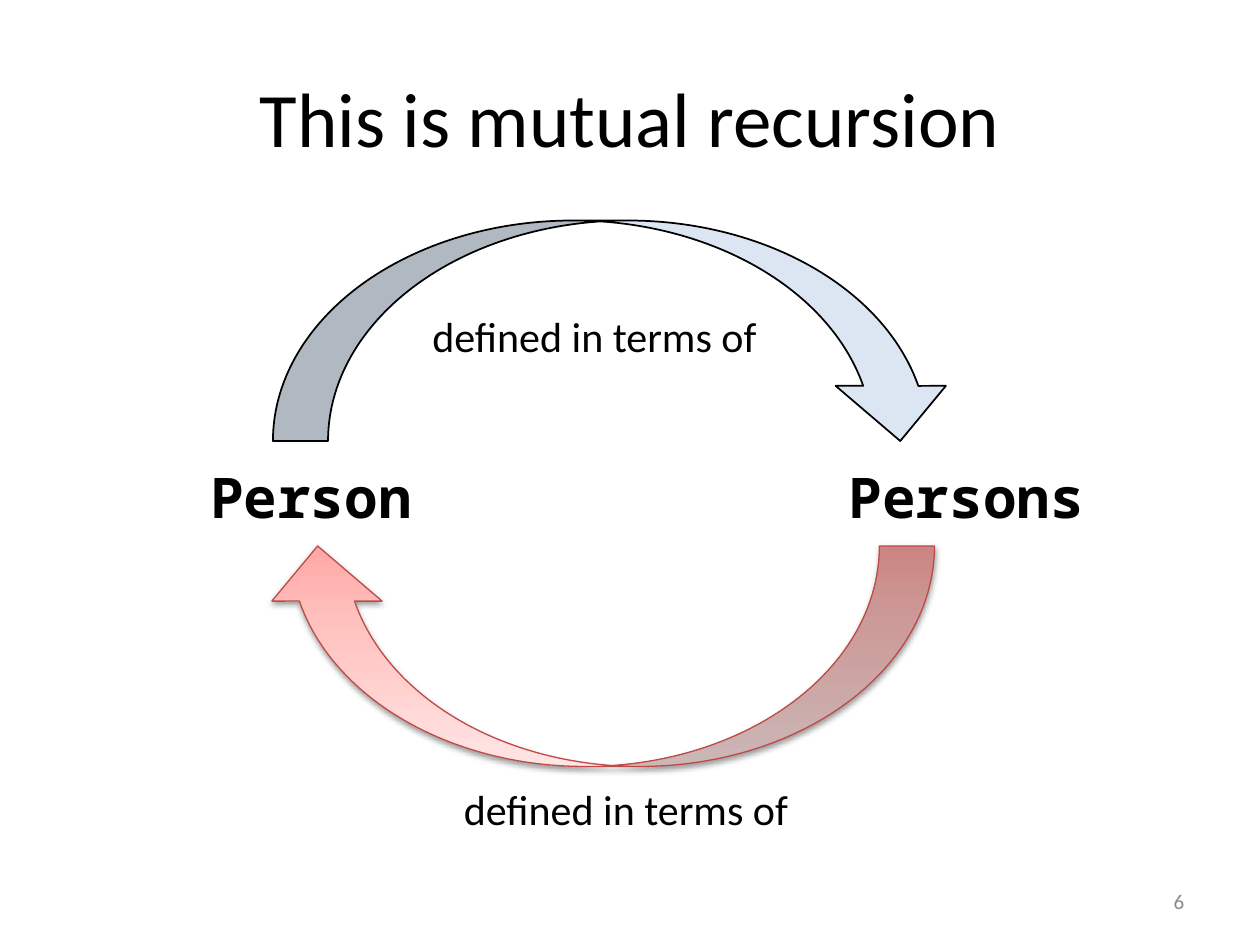
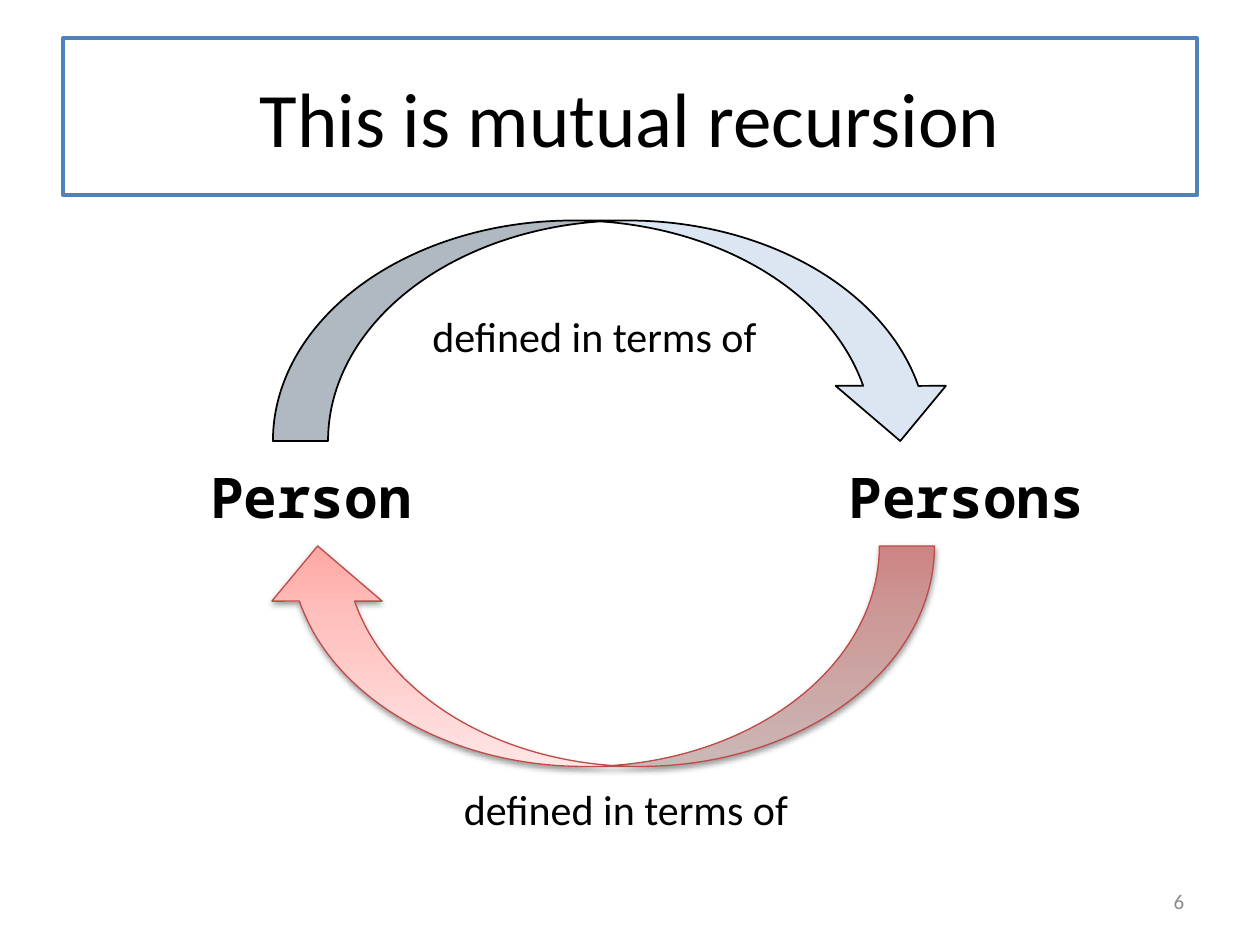
Before and after one commit to mwand/cs5010f16, a slide deck: slide 6 of Slides/Lesson 6.6 Multi-Way Trees.pptx. Drawn at 1260x945 pixels with LibreOffice and Linux fonts; fonts in the diff are those of the drawing. Boxes give left, top, right and bottom in pixels: in the first picture for what was removed or moved away, otherwise in the second. Text is boxed around its words. In the diff, an @@ line names an element or a change of style, - is before the commit and + after.

```diff
--- a/Slides/Lesson 6.6 Multi-Way Trees.pptx
+++ b/Slides/Lesson 6.6 Multi-Way Trees.pptx
@@ title "This is mutual recursion": place and size @@
-title "This is mutual recursion" at (260,93,999,148)
+title "This is mutual recursion" at (63,38,1197,195)
@@ title "This is mutual recursion" at (63,38,1197,195): fill none to #FFFFFF; outline none to #4F81BD 2.25 pt @@
```
Also in this commit, not shown: 25 other slides changed, 6 other files.
